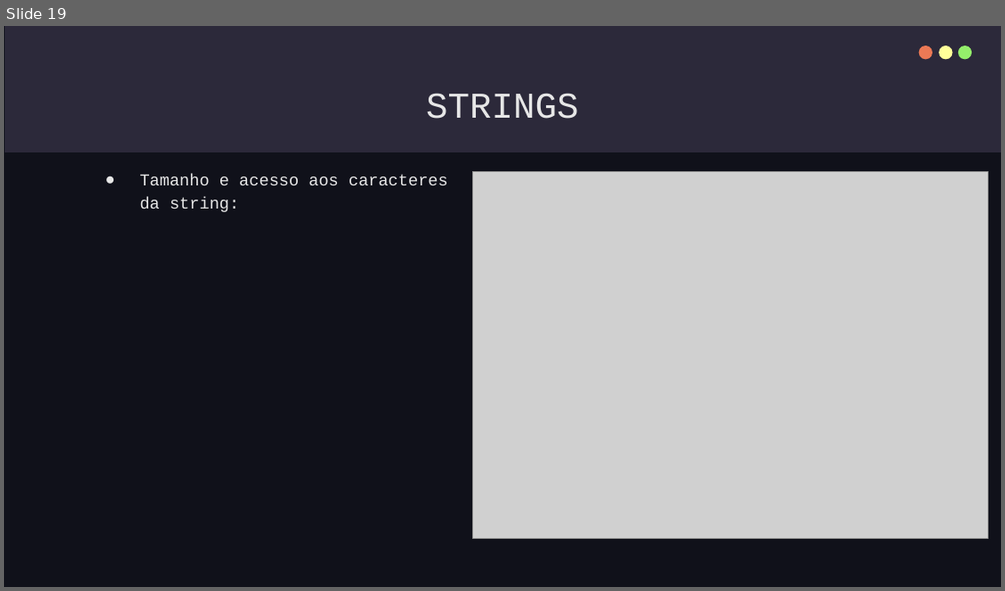
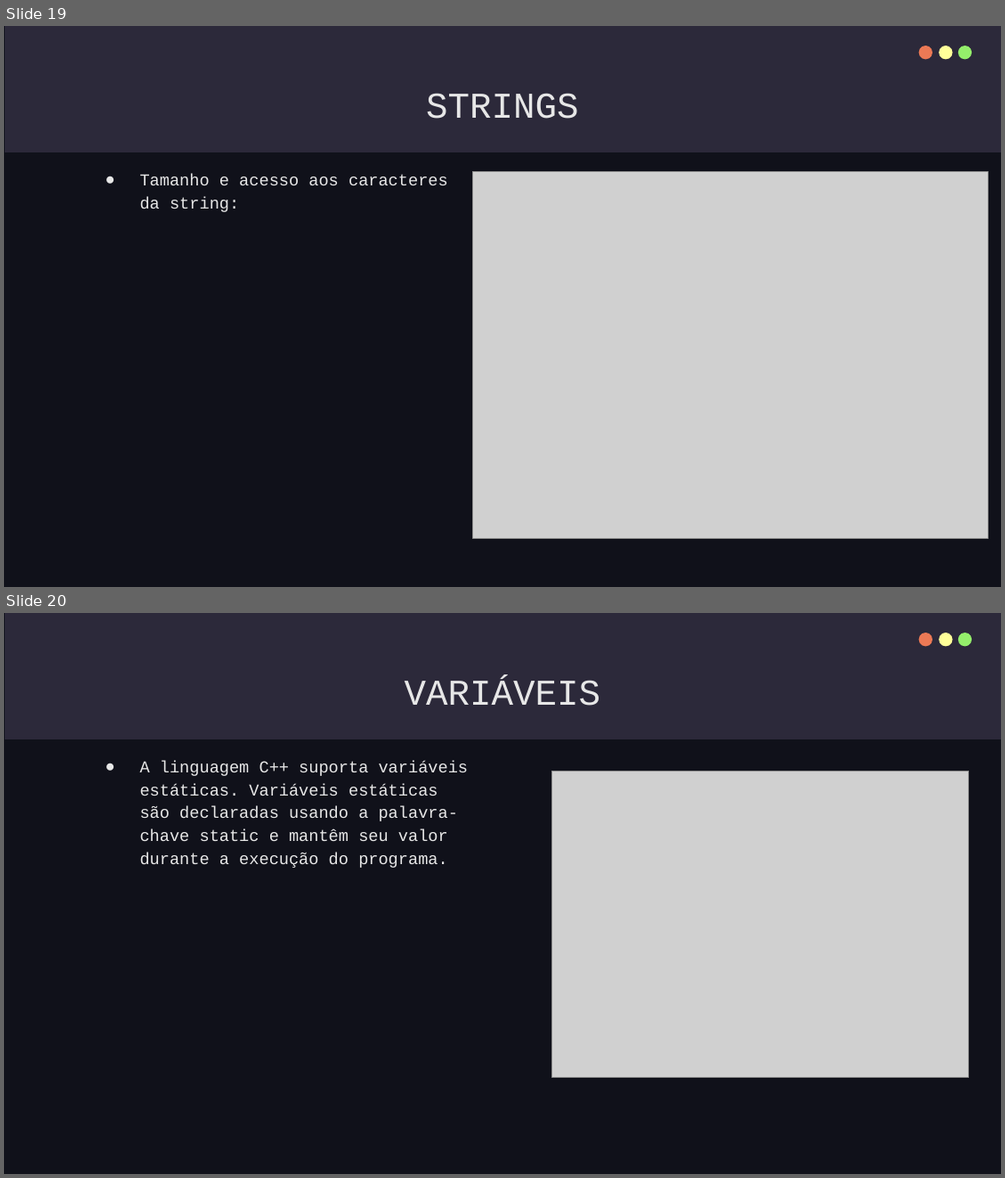
Before and after one commit to IgorTorquatto/Prolog, a slide deck: C++.pptx. Shown one above the other, each under a label of ours: slide 19 before the commit, slides 19 and 20 after it. The pictures are 1005x591 and 1005x1178 pixels, drawn with LibreOffice and Linux fonts; fonts in the diff are those of the drawing; grey boxes stand for pictures. Boxes give left, top, right and bottom in pixels: in the first picture for what was removed or moved away, otherwise in the second. Text is boxed around its words. In the diff, an @@ line names an element or a change of style, - is before the commit and + after.

```diff
--- a/C++.pptx
+++ b/C++.pptx
@@ slide 20 added at [4,613,1001,1174], background #10111A; not listed: 4 template elements that a slide beside it also shows @@
@@ title added at [404,680,601,706], 35 pt, text #E7E7E7 @@
+VARIÁVEIS
@@ text added at [140,761,469,868], 16 pt, text #E7E7E7 @@
+● A linguagem C++ suporta variáveis estáticas. Variáveis estáticas são declaradas usando a palavra-chave static e mantêm seu valor durante a execução do programa.
@@ picture added at [551,771,969,1078] @@
```
Also in this commit, not shown: 1 slide changed, 18 other slides added, 1 slide removed.
